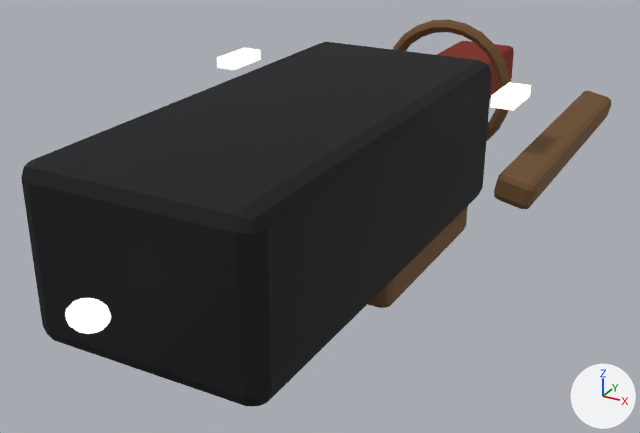
Renders of the glTF model public/assets/ships/redledger/cutter/lod0.glb from each side of a commit.
Both versions are drawn from a camera (50 mm lens) standing at (5.6, -11.24, 4.52) and looking at (-0.27, -0.57, -0.81). The axes (+X, +Y, +Z) are drawn at lower right. The lights are the same throughout. The first picture is the older version. Where no turn or scale is listed for an object, it has been applied to the vertices. Vertices at exactly the same position are counted once.

Objects in the first picture: 'RIMWARD_EMISSIVE', 'RIMWARD_ENGINE_GLOW', 'RIMWARD_HULL'.
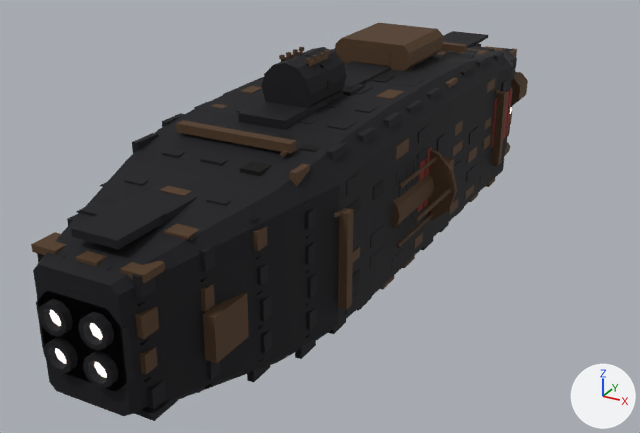
Pixel boxes [x1, y1, x2, y2] of what changed, in the pictures (640 x 433 px; the box of a moved part takes in the faces that stretch with it):
'RIMWARD_HULL', reshaped, moved, rescaled (16% narrower): before [21, 19, 611, 406]; after [31, 23, 528, 421]
'RIMWARD_EMISSIVE', reshaped, moved, turned, rescaled (mostly hidden afterwards): before [217, 48, 531, 111]; after [49, 107, 512, 378]
part 1 of me_cube_005, added: after [55, 348, 66, 364]
part 2 of me_cube_005, added: after [94, 362, 107, 378]
part 3 of me_cube_005, added: after [49, 310, 61, 326]
part 4 of me_cube_005, added: after [90, 323, 103, 340]
part 5 of me_cube_005, moved or reshaped (not visible afterwards): before [217, 48, 261, 70]
part 6 of me_cube_005, moved or reshaped (not visible afterwards): before [490, 82, 531, 111]
part 7 of me_cube, added (brown): after [203, 292, 249, 363]
part 8 of me_cube, added: after [441, 42, 467, 53]
part 9 of me_cube, added (brown): after [492, 91, 507, 165]
part 10 of me_cube, added (brown): after [176, 120, 297, 153]
part 11 of me_cube, added (brown): after [338, 208, 354, 310]
part 12 of me_cube, rebuilt: before [21, 42, 492, 406]; after [33, 46, 514, 416]
part 13 of me_cube, deleted (brown): before [494, 91, 611, 209]
part 14 of me_cube, reshaped: before [368, 19, 514, 308]; after [31, 23, 528, 421]
'RIMWARD_ENGINE_GLOW', unchanged, covered by the edit: before [65, 298, 111, 334]

The edits, one by one:
me_cube_005 is used by ob_rimward_emissive; parent ob_rimward_ship_root; location (0.0, 0.319, 1.165); scale (2.38, 2.38, 2.38).
me_cube_005 had 16 vertices, 24 faces and spanned x -1.0..1.0, y -0.16..0.16, z -0.03..0.03.
me_cube_005 now has 632 vertices, 1004 faces and spans x -0.26..0.26, y -0.31..0.31, z -1.0..1.0.
me_cube_005 part 1: a new loose piece, an 8-sided cylinder along z spanning x -0.0657..-0.0262, y -0.09..-0.0505, z 0.9929..1.0, in mat_rimward_emissive.
me_cube_005 part 2: a new loose piece, an 8-sided cylinder along z spanning x 0.0262..0.0657, y -0.09..-0.0505, z 0.9929..1.0, in mat_rimward_emissive.
me_cube_005 part 3: a new loose piece, an 8-sided cylinder along z spanning x -0.0657..-0.0262, y -0.0133..0.0261, z 0.9929..1.0, in mat_rimward_emissive.
me_cube_005 part 4: a new loose piece, an 8-sided cylinder along z spanning x 0.0262..0.0657, y -0.0133..0.0261, z 0.9929..1.0, in mat_rimward_emissive.
me_cube_005 part 5: the loose piece of 8 vertices spanning x -1.0..-0.87, y -0.16..0.16, z -0.03..0.03 is turned -90 degrees about the x axis through its middle and scaled by 0.0321, then moved by (0.87, -0.3, -0.81).
me_cube_005 part 6: the loose piece of 8 vertices spanning x 0.87..1.0, y -0.16..0.16, z -0.03..0.03 is turned -90 degrees about the x axis through its middle and scaled by 0.0321, then moved by (-0.87, -0.29, -0.79).
Other edits to the shape of me_cube_005 do not show in these pictures.
me_cube is used by ob_rimward_hull; parent ob_rimward_ship_root; location (0.0, 0.429, 0.0); scale (5.5, 5.5, 5.5).
me_cube had 472 vertices, 924 faces and spanned x -0.53..0.53, y -1.0..1.0, z -0.26..0.26.
me_cube now has 7440 vertices, 11856 faces and spans x -0.3..0.3, y -1.0..1.0, z -0.32..0.32.
me_cube part 7: a new loose piece, a box spanning x 0.146..0.17, y -0.848..-0.748, z -0.075..0.014, in mat_rimward_hull.
me_cube part 8: a new loose piece, a box spanning x -0.132..0.132, y 0.393..0.417, z 0.199..0.217, in mat_rimward_hull.
me_cube part 9: a new loose piece, a box spanning x 0.237..0.256, y 0.393..0.417, z -0.104..0.101, in mat_rimward_hull.
me_cube part 10: a new loose piece, a box spanning x -0.132..0.132, y -0.532..-0.509, z 0.199..0.217, in mat_rimward_hull.
me_cube part 11: a new loose piece, a box spanning x 0.237..0.256, y -0.532..-0.509, z -0.104..0.101, in mat_rimward_hull.
me_cube part 12: the loose piece of 56 vertices spanning x -0.28..0.28, y -1.0..0.24, z -0.17..0.24 is rebuilt with 120 vertices and now spans x -0.24..0.24, y -0.98..0.87, z -0.21..0.21.
me_cube part 13: the loose piece of 56 vertices spanning x 0.43..0.53, y -0.2..0.64, z -0.01..0.08 is deleted.
me_cube part 14: 302 vertices removed from x -0.26..0.26, y -0.4..1.0, z -0.26..0.26; 7038 vertices added at x -0.3..0.3, y -1.0..1.0, z -0.27..0.32.
Other edits to the shape of me_cube do not show in these pictures.
Object 'RIMWARD_EMISSIVE' (ob_rimward_emissive) moves from (0.0, 0.319, 1.165) to (0.0, -0.274, 0.131).
Object 'RIMWARD_EMISSIVE' (ob_rimward_emissive) turns from (0, 0, 0) to (90, 0, 0) degrees about x, y and z.
Object 'RIMWARD_EMISSIVE' (ob_rimward_emissive) is rescaled from (2.38, 2.38, 2.38) to (5.6, 5.6, 5.6).
Object 'RIMWARD_HULL' (ob_rimward_hull) moves from (0.0, 0.429, 0.0) to (0.0, -0.0143, 0.0).
Object 'RIMWARD_HULL' (ob_rimward_hull) is rescaled from (5.5, 5.5, 5.5) to (5.94, 5.94, 5.94).
